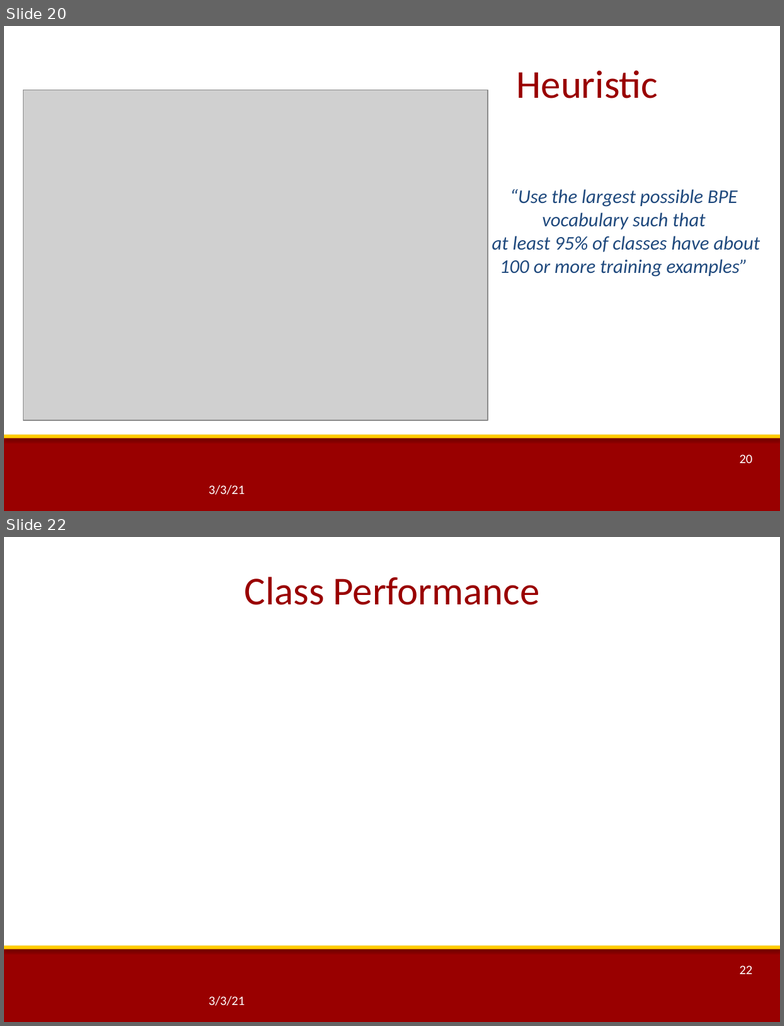
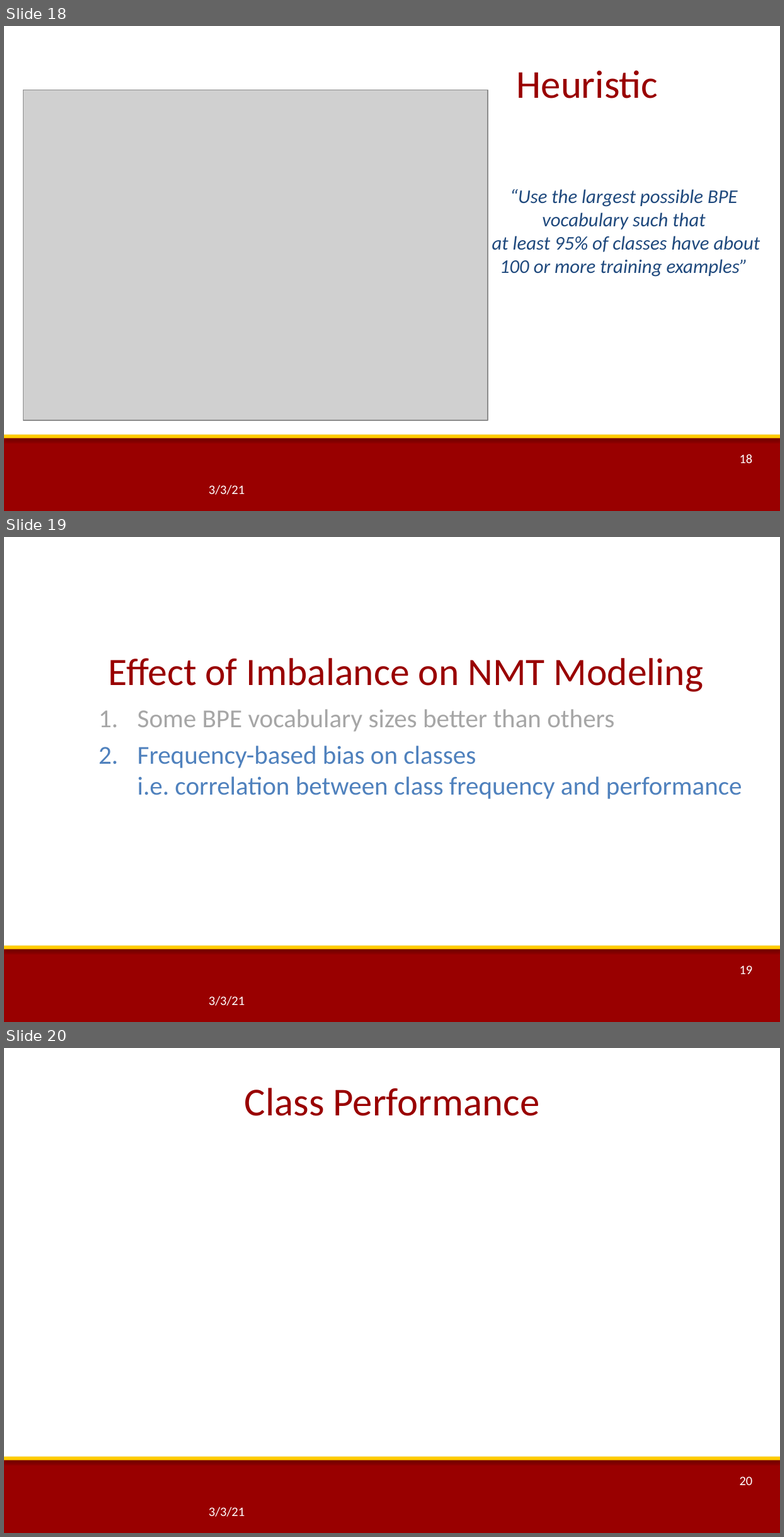
Before and after one commit to thammegowda/phd, a slide deck: quals-ppt/rev2-NMT-with-Imbalanced-Classes.pptx. Shown one above the other, each under a label of ours: slides 20 and 22 before the commit, slides 18, 19 and 20 after it; the slides between them are not shown. The pictures are 784x1026 and 784x1537 pixels, drawn with LibreOffice and Linux fonts; fonts in the diff are those of the drawing; grey boxes stand for pictures; background and template pictures are left out. Boxes give left, top, right and bottom in pixels: in the first picture for what was removed or moved away, otherwise in the second. Text is boxed around its words. In the diff, an @@ line names an element or a change of style, - is before the commit and + after.

```diff
--- a/quals-ppt/rev2-NMT-with-Imbalanced-Classes.pptx
+++ b/quals-ppt/rev2-NMT-with-Imbalanced-Classes.pptx
@@ slide 19 added at (4, 537, 780, 1022), background #FFFFFF; not listed: 4 template elements that a slide beside it also shows @@
@@ text added at (109, 658, 704, 692), 36 pt, text #990000 @@
+Effect of Imbalance on NMT Modeling
@@ text added at (138, 709, 742, 799), 24 pt, text #4F81BD @@
+1. Some BPE vocabulary sizes better than others
+2. Frequency-based bias on classes
+   i.e. correlation between class frequency and performance
@@ what was slide 20 is now slide 18 @@
@@ page number at (740, 454, 753, 463): text changed @@
-20
+18
@@ what was slide 22 is now slide 20 @@
@@ page number at (740, 1476, 753, 1485): text changed @@
-22
+20
```
Also in this commit, not shown: 22 slides changed, 2 other slides added, 2 slides removed, 3 other files.
